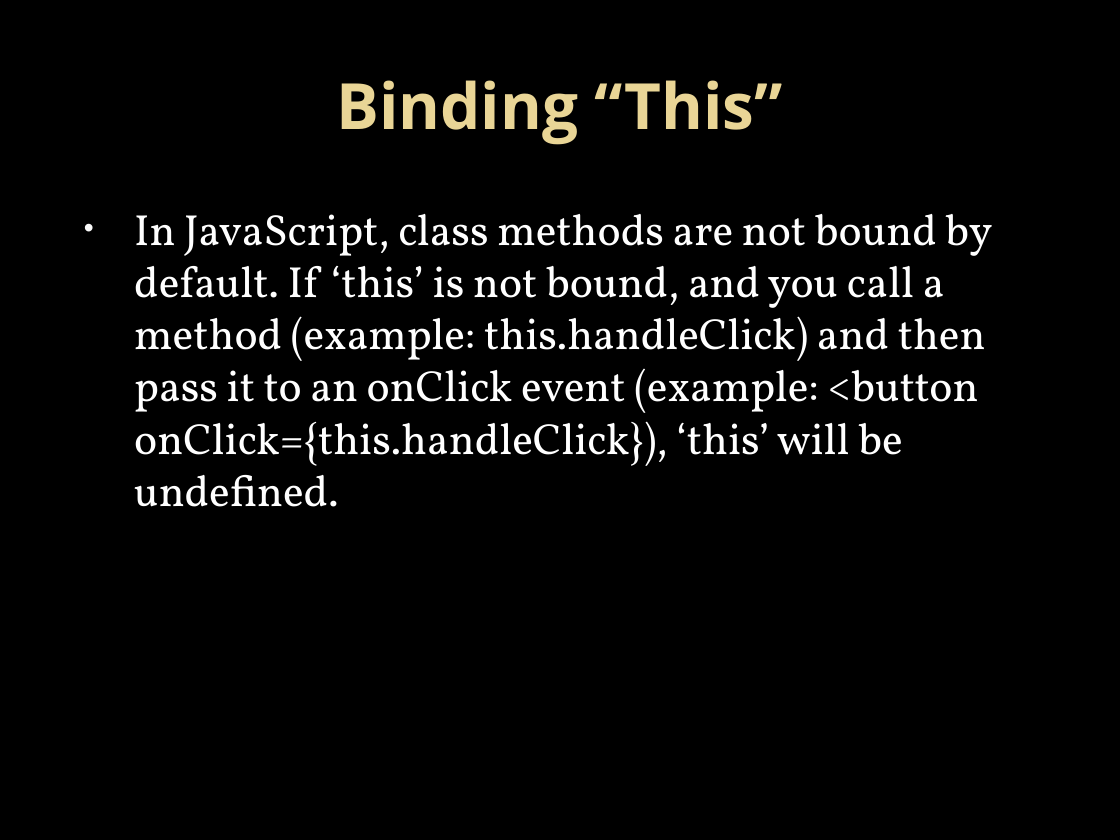
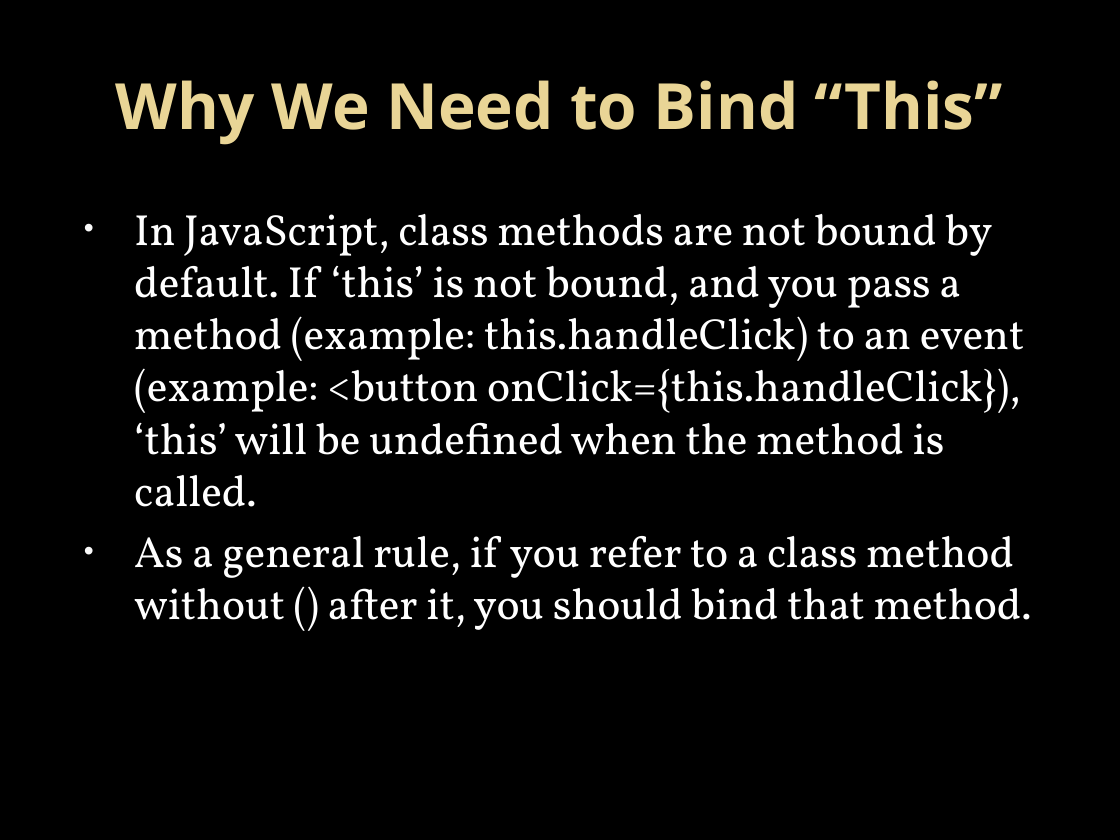
Before and after one commit to nhopfe/cohort3, a slide deck: slide 7 of Handling Events in React.pptx (slide 9 before the commit). Drawn at 1120x840 pixels with LibreOffice and Linux fonts; fonts in the diff are those of the drawing; background and template pictures are left out. Boxes give left, top, right and bottom in pixels: in the first picture for what was removed or moved away, otherwise in the second. Text is boxed around its words. In the diff, an @@ line names an element or a change of style, - is before the commit and + after.

Commit message:
Finished Presentation

```diff
--- a/Handling Events in React.pptx
+++ b/Handling Events in React.pptx
@@ title at (x1=115, y1=80, x2=1003, y2=145): text changed @@
-Binding “This”
+Why We Need to Bind “This”
@@ text at (x1=134, y1=214, x2=1032, y2=630): text changed @@
-• In JavaScript, class methods are not bound by default. If ‘this’ is not bound, and you call a method (example: this.handleClick) and then pass it to an onClick event (example: <button onClick={this.handleClick}), ‘this’ will be undefined.
+• In JavaScript, class methods are not bound by default. If ‘this’ is not bound, and you pass a method (example: this.handleClick) to an event (example: <button onClick={this.handleClick}), ‘this’ will be undefined when the method is called.
+• As a general rule, if you refer to a class method without () after it, you should bind that method.
```
Also in this commit, not shown: 6 other slides changed, 4 slides added, 3 slides removed.
